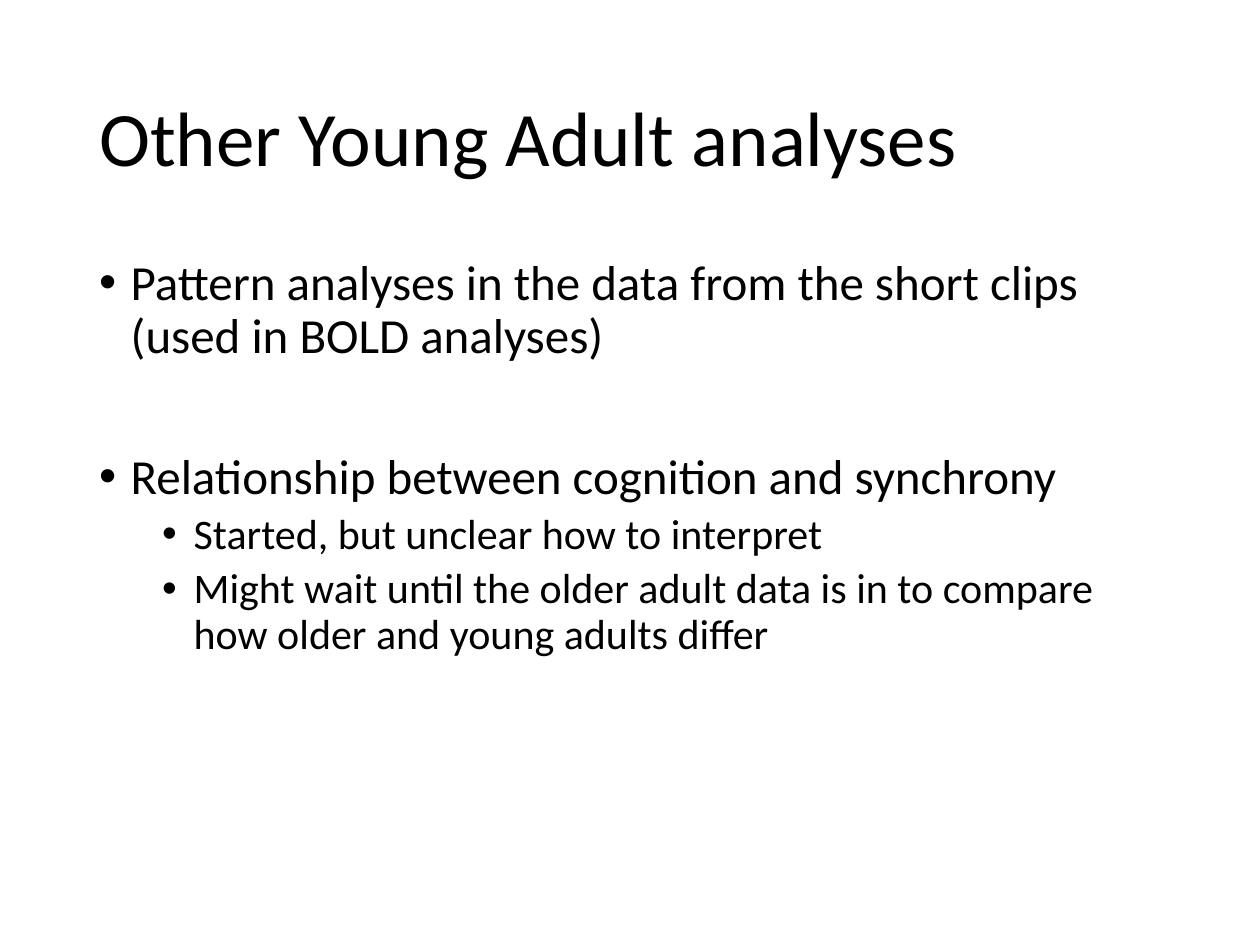
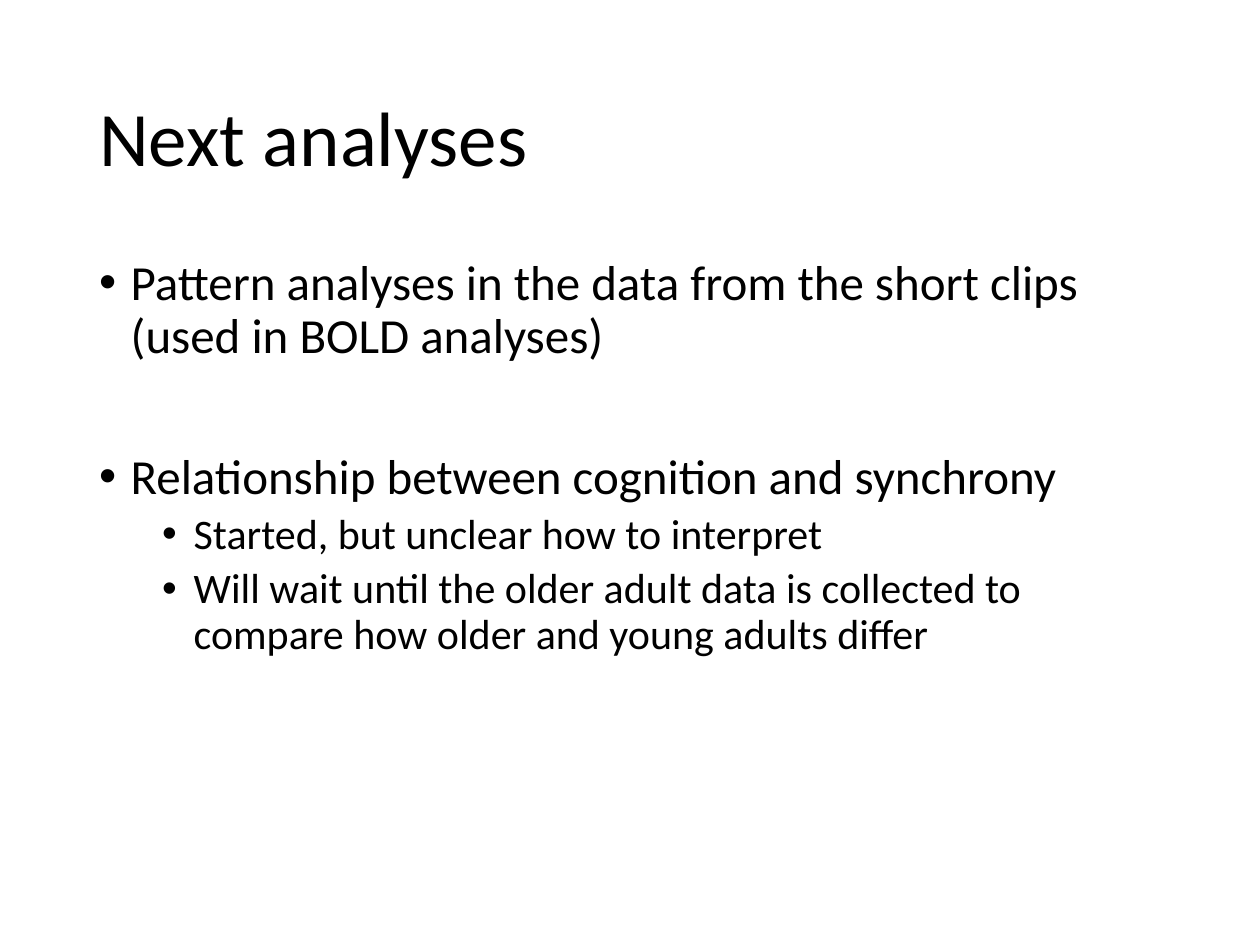
Before and after one commit to asternin/PhDProject, a slide deck: slide 28 of Meetings/2019.06.04-CommitteeMeeting.pptx. Drawn at 1260x945 pixels with LibreOffice and Linux fonts; fonts in the diff are those of the drawing. Boxes give left, top, right and bottom in pixels: in the first picture for what was removed or moved away, otherwise in the second. Text is boxed around its words. In the diff, an @@ line names an element or a change of style, - is before the commit and + after.

```diff
--- a/Meetings/2019.06.04-CommitteeMeeting.pptx
+++ b/Meetings/2019.06.04-CommitteeMeeting.pptx
@@ title at bbox=[99, 112, 527, 179]: text changed @@
-Other Young Adult analyses
+Next analyses
@@ text at bbox=[194, 573, 1021, 657]: text changed @@
-  • Might wait until the older adult data is in to compare how older and young adults differ
+  • Will wait until the older adult data is collected to compare how older and young adults differ
```
Also in this commit, not shown: 9 other slides changed, 1 slide added, 5 other files.
